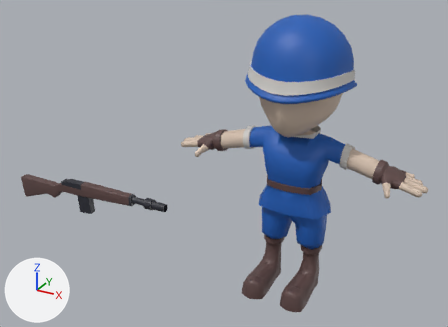
Before and after pictures for a commit that changed the FBX model Match Sniper/Assets/Models/Soldier_Blue.fbx.
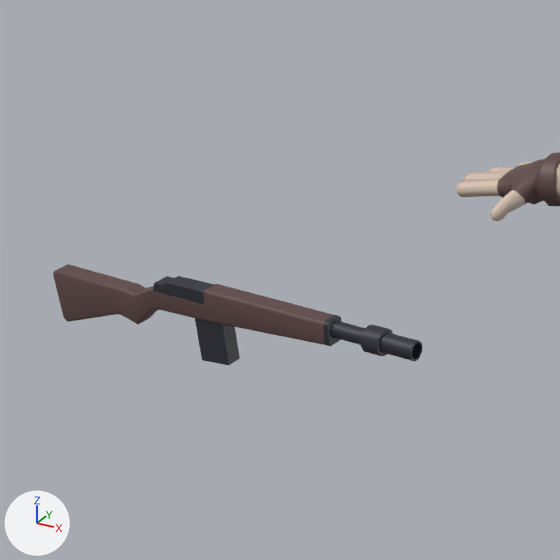
Each version is shown whole from a 50 mm camera at (0.981, -2.482, 1.777) aimed at (-0.4, 0.03, 0.521), then close up on the part from 0% to 50% of the width and 21% to 89% of the height. Arrows for +X, +Y and +Z are at lower left; the lights stay in place. Where no turn or scale is listed for an object, it has been applied to the vertices.

Objects in the first close-up: 'Body', 'Gun'.
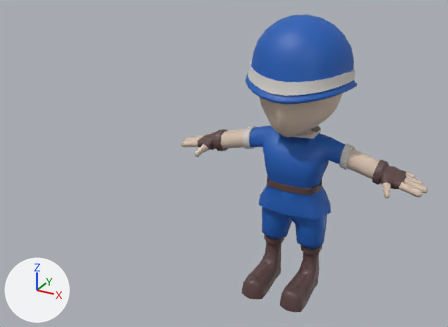
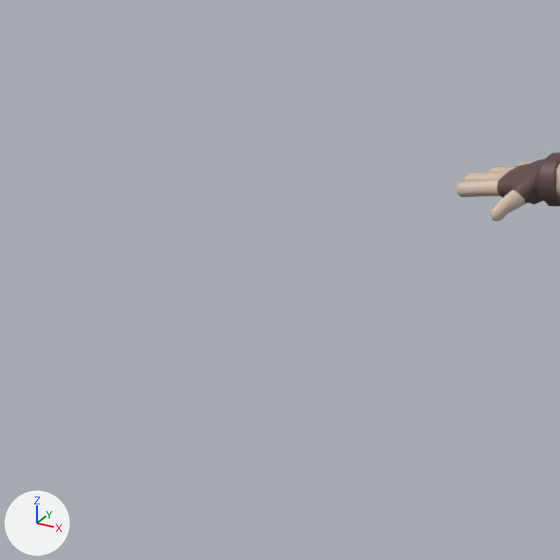
Pixel boxes [x1, y1, x2, y2] of what changed, in the close-ups (560 x 560 px):
'Gun', deleted
    before: [53, 264, 423, 365]

The change, as a diff of the scene's bpy script:
```diff
--- a/Match Sniper/Assets/Models/Soldier_Blue.fbx.py
+++ b/Match Sniper/Assets/Models/Soldier_Blue.fbx.py
@@ ob_gun @@
-ob_gun = bpy.data.objects.new('Gun', me_cube_011)
-ob_gun.location = (-1.153, 0.0, 0.164)
```
